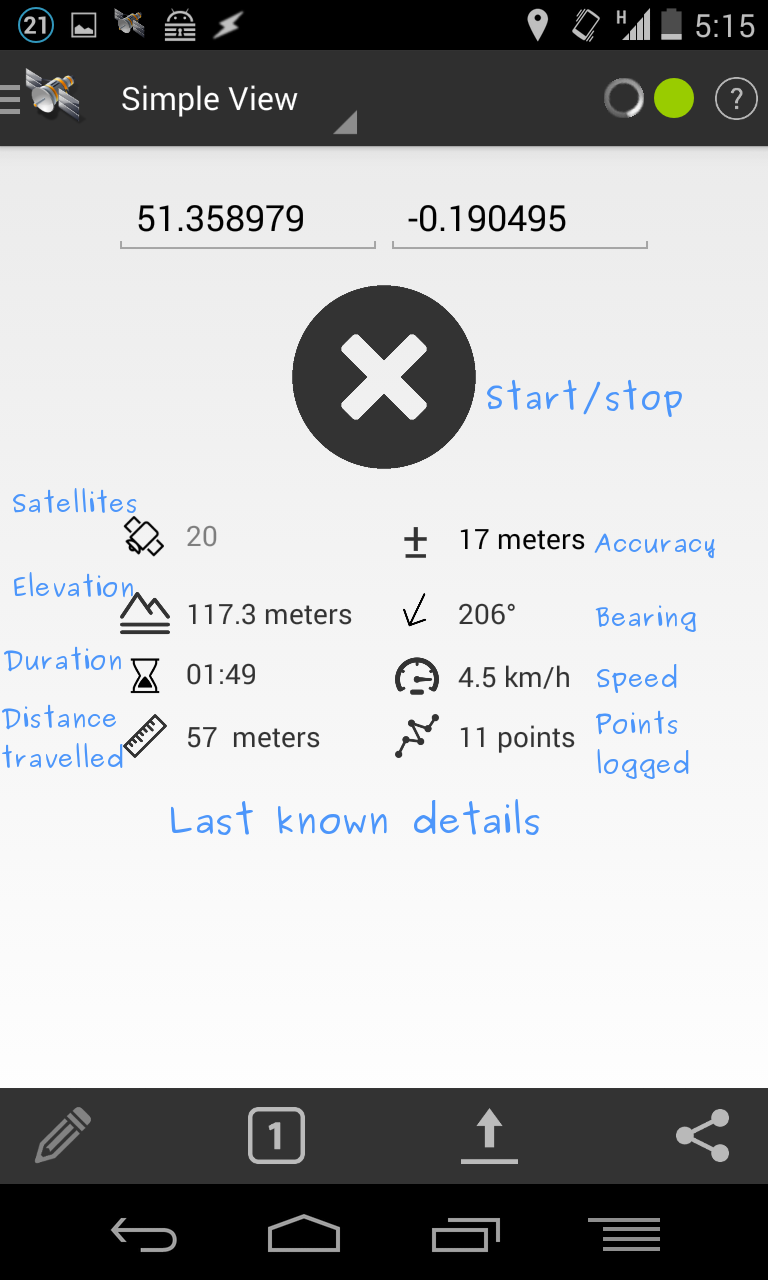
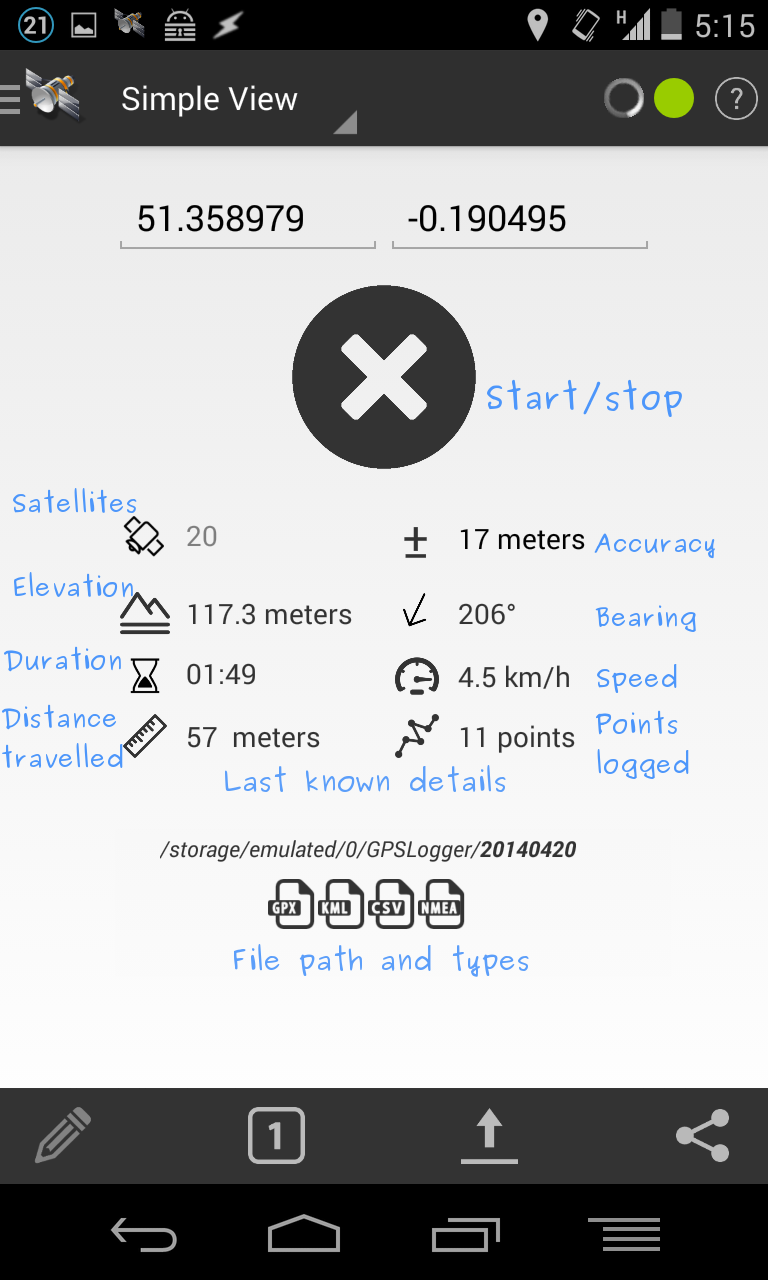
The second (768, 1280) image is a revision of the first. Changes to its layers:
added layer "File path and types" above "Pasted Layer" over [234, 944, 529, 977]
added layer "Pasted Layer" above "Points ..." over [160, 829, 577, 977]
painted on "Last known details" over [171, 765, 540, 835]
